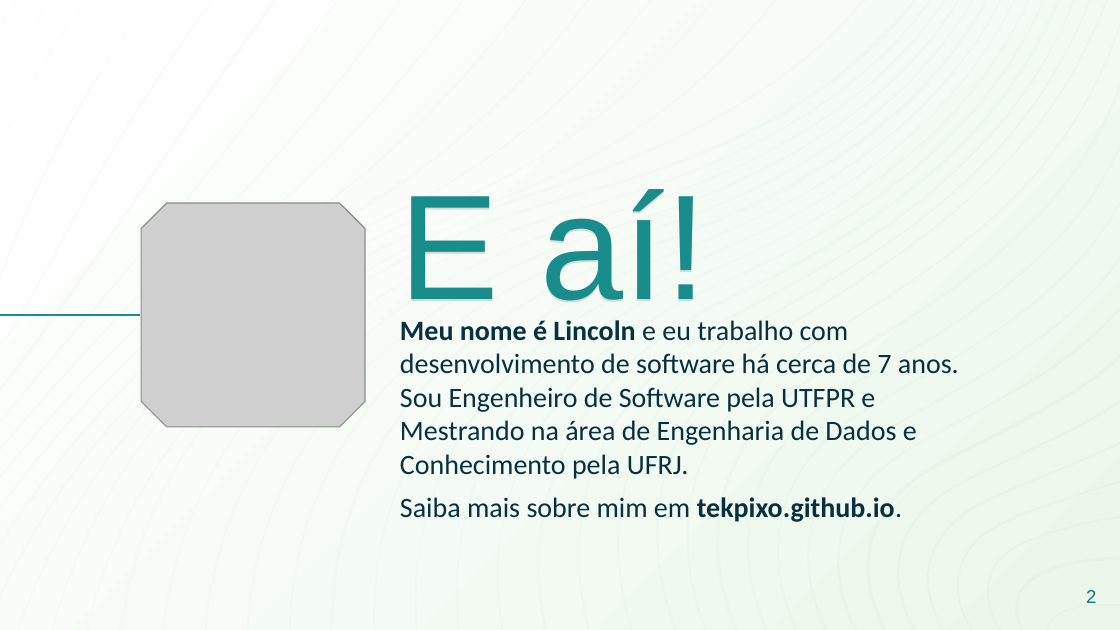
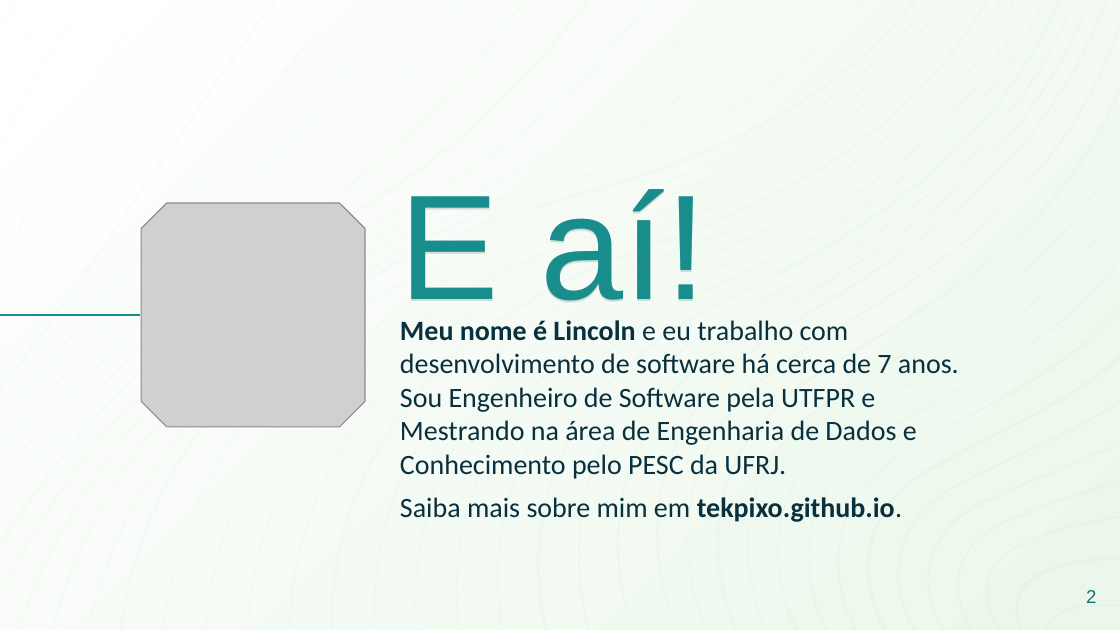
Before and after one commit to lincolncosta/seminario-git-github, a slide deck: slide 2 of apresentação/Apresentação.pptx. Drawn at 1120x630 pixels with LibreOffice and Linux fonts; fonts in the diff are those of the drawing; grey boxes stand for pictures. Boxes give left, top, right and bottom in pixels: in the first picture for what was removed or moved away, otherwise in the second. Text is boxed around its words. In the diff, an @@ line names an element or a change of style, - is before the commit and + after.

```diff
--- a/apresentação/Apresentação.pptx
+++ b/apresentação/Apresentação.pptx
@@ subtitle at (x1=400, y1=320, x2=959, y2=479): text changed @@
-Meu nome é Lincoln e eu trabalho com desenvolvimento de software há cerca de 7 anos. Sou Engenheiro de Software pela UTFPR e Mestrando na área de Engenharia de Dados e Conhecimento pela UFRJ.
+Meu nome é Lincoln e eu trabalho com desenvolvimento de software há cerca de 7 anos. Sou Engenheiro de Software pela UTFPR e Mestrando na área de Engenharia de Dados e Conhecimento pelo PESC da UFRJ.
```
Also in this commit, not shown: 14 other slides changed, 13 slides added, 1 slide removed, 1 other file.
